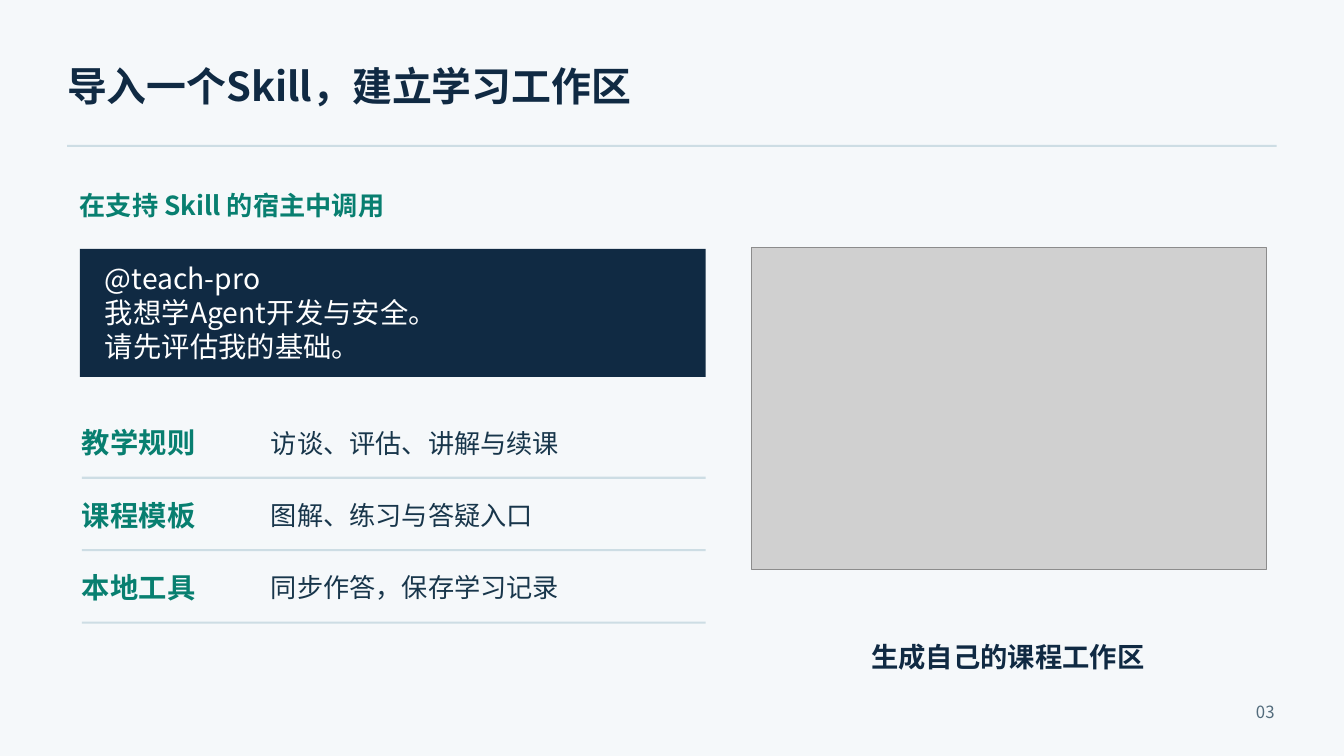
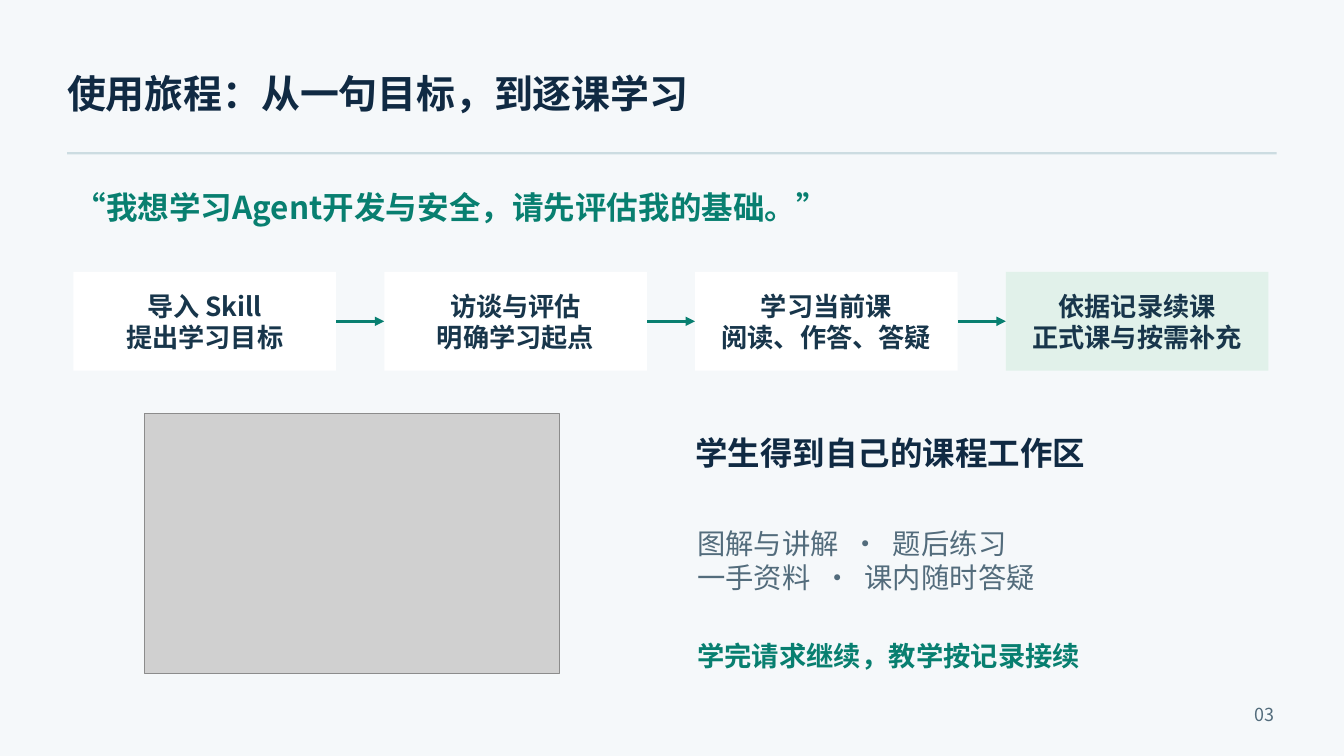
Before and after one commit to RoamerFly/teach-pro-skill, a slide deck: slide 3 of example/competition-materials/final-roadshow/学途智伴决赛路演_8分钟.pptx. Drawn at 1344x756 pixels with LibreOffice and Linux fonts; fonts in the diff are those of the drawing; grey boxes stand for pictures. Boxes give left, top, right and bottom in pixels: in the first picture for what was removed or moved away, otherwise in the second. Text is boxed around its words. In the diff, an @@ line names an element or a change of style, - is before the commit and + after.

Commit message:
docs: refine finals narrative and add Skill-specific visual explanations

```diff
--- a/example/competition-materials/final-roadshow/学途智伴决赛路演_8分钟.pptx
+++ b/example/competition-materials/final-roadshow/学途智伴决赛路演_8分钟.pptx
@@ text at bbox=[67, 74, 688, 113]: text changed; size 28.5 to 27.8 pt @@
-导入一个Skill，建立学习工作区
+使用旅程：从一句目标，到逐课学习
@@ rectangle: place and size @@
-rectangle at bbox=[68, 145, 1277, 147]
+rectangle at bbox=[68, 152, 1277, 154]
@@ rectangle at bbox=[68, 152, 1277, 154]: fill #CDDDE4 to #CCDCE1 @@
@@ text at bbox=[75, 192, 828, 227]: text changed; size 20.2 to 22.5 pt; text colour #FFFFFF to #087F70; bold on @@
-@teach-pro
-我想学Agent开发与安全。
-请先评估我的基础。
+“我想学习Agent开发与安全，请先评估我的基础。”
@@ text removed at bbox=[80, 192, 384, 218] @@
-在支持 Skill 的宿主中调用
@@ rectangle "导入 Skill": place and size @@
-rectangle "导入 Skill" at bbox=[80, 249, 706, 377]
+rectangle "导入 Skill" at bbox=[74, 272, 336, 371]
@@ rectangle "导入 Skill" at bbox=[74, 272, 336, 371]: fill #102A43 to #FFFFFF @@
@@ text in rectangle at bbox=[126, 294, 283, 350]: text added @@
+导入 Skill
+提出学习目标
@@ rectangle added at bbox=[384, 272, 646, 371], fill #FFFFFF, 18.8 pt, text #18364B, bold @@
+访谈与评估
+明确学习起点
@@ rectangle added at bbox=[696, 272, 958, 371], fill #FFFFFF, 18.8 pt, text #18364B, bold @@
+学习当前课
+阅读、作答、答疑
@@ rectangle added at bbox=[1006, 272, 1268, 371], fill #E1F1EA, 18.8 pt, text #18364B, bold @@
+依据记录续课
+正式课与按需补充
@@ arrow added from (336, 322) to (384, 322), #087F70 2.25 pt @@
@@ arrow added from (647, 322) to (696, 322), #087F70 2.25 pt @@
@@ arrow added from (958, 322) to (1006, 322), #087F70 2.25 pt @@
@@ picture: place and size @@
-picture at bbox=[752, 248, 1266, 570]
+picture at bbox=[144, 413, 560, 673]
@@ text removed at bbox=[82, 429, 195, 456] @@
-教学规则
@@ text removed at bbox=[271, 431, 559, 455] @@
-访谈、评估、讲解与续课
@@ text at bbox=[695, 437, 1085, 468]: text changed; size 19.5 to 23.2 pt @@
-生成自己的课程工作区
+学生得到自己的课程工作区
@@ rectangle removed at bbox=[82, 477, 706, 479] @@
@@ text removed at bbox=[82, 502, 195, 529] @@
-课程模板
@@ text removed at bbox=[271, 503, 533, 527] @@
-图解、练习与答疑入口
@@ text added at bbox=[697, 530, 1035, 591], 20.2 pt, text #536C7C @@
+图解与讲解 · 题后练习
+一手资料 · 课内随时答疑
@@ rectangle removed at bbox=[82, 549, 706, 552] @@
@@ text removed at bbox=[82, 574, 195, 601] @@
-本地工具
@@ text removed at bbox=[271, 575, 559, 600] @@
-同步作答，保存学习记录
@@ rectangle removed at bbox=[82, 622, 706, 624] @@
@@ text added at bbox=[697, 642, 1080, 670], 19.5 pt, text #087F70, bold @@
+学完请求继续，教学按记录接续
@@ text "03" at bbox=[1255, 707, 1275, 721]: size 12 to 12.8 pt @@
```
Also in this commit, not shown: 9 other slides changed, 2 slides added, 2 slides removed, 14 other files.
